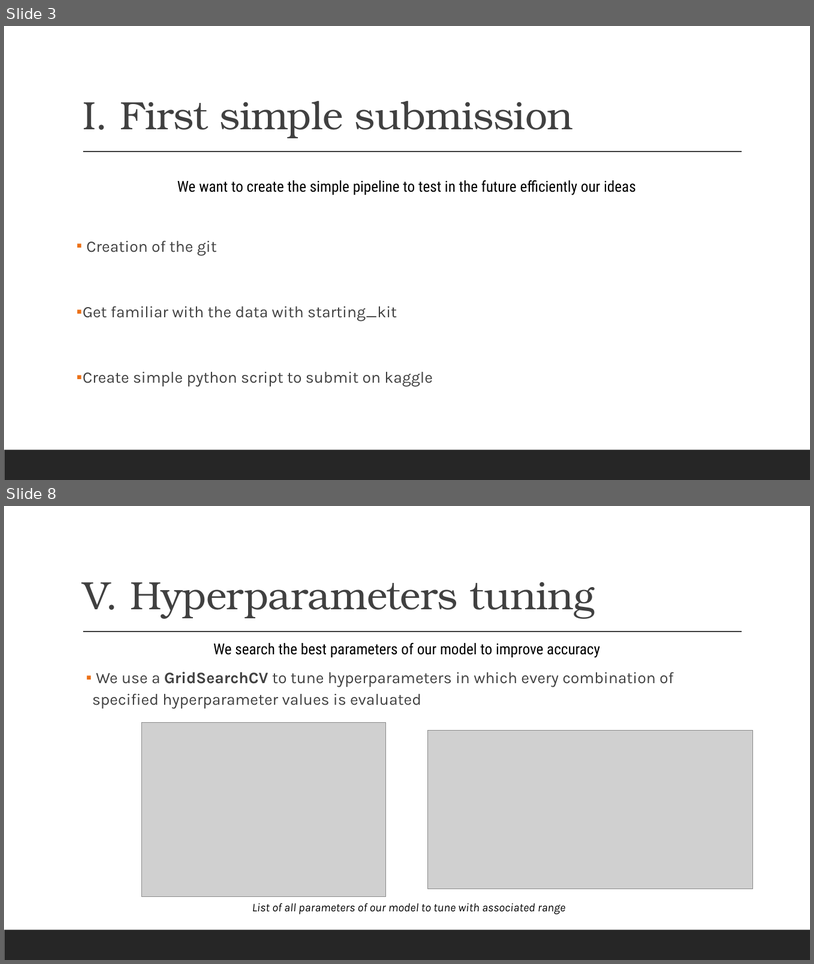
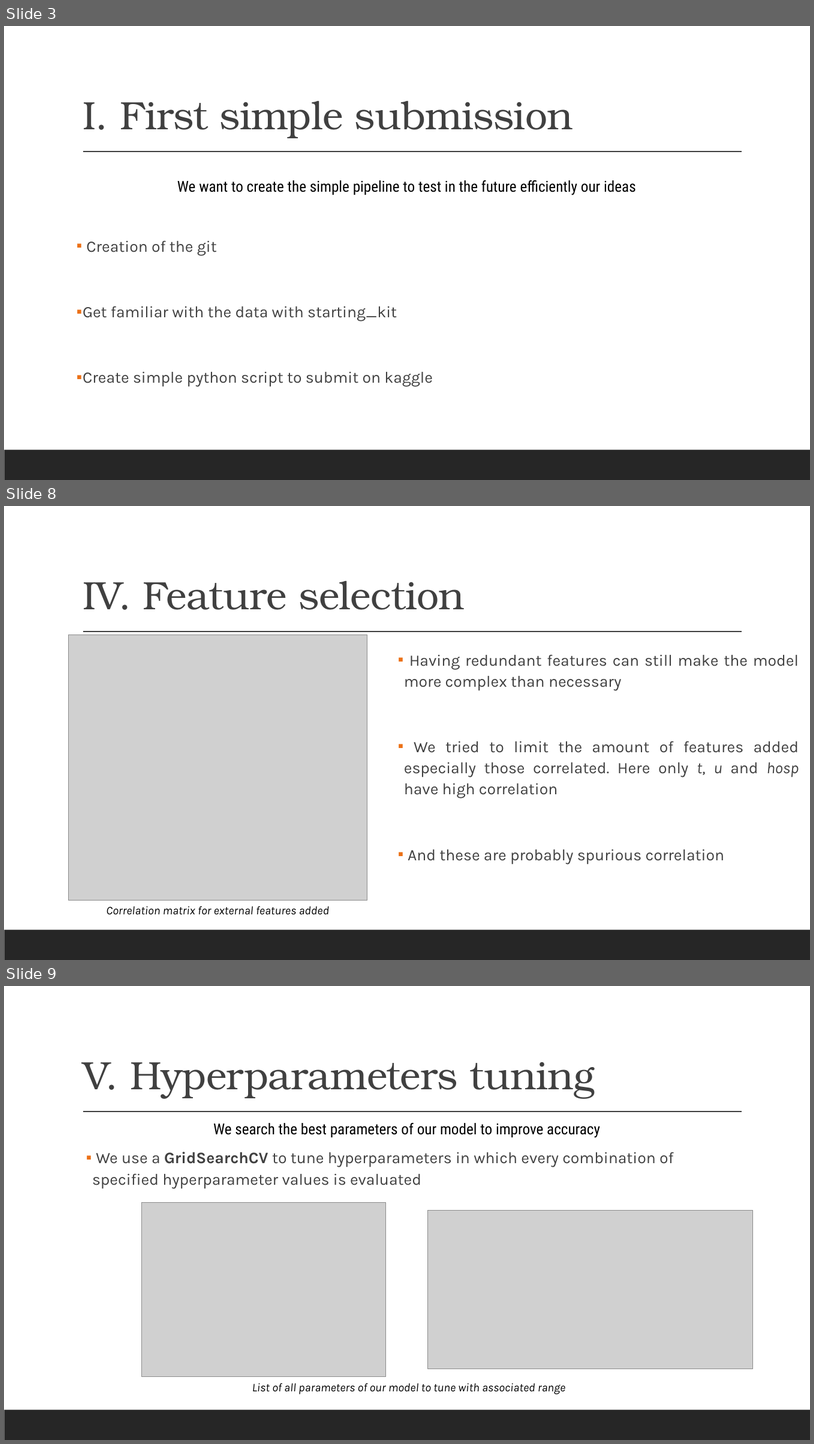
Before and after one commit to ThomasBrdes/bike-count-DSB, a slide deck: submissions/Presentation.pptx. Shown one above the other, each under a label of ours: slides 3 and 8 before the commit, slides 3, 8 and 9 after it; the slides between them are not shown. The pictures are 814x964 and 814x1444 pixels, drawn with LibreOffice and Linux fonts; fonts in the diff are those of the drawing; grey boxes stand for pictures. Boxes give left, top, right and bottom in pixels: in the first picture for what was removed or moved away, otherwise in the second. Text is boxed around its words. In the diff, an @@ line names an element or a change of style, - is before the commit and + after.

```diff
--- a/submissions/Presentation.pptx
+++ b/submissions/Presentation.pptx
@@ slide 8 added at (x1=4, y1=506, x2=810, y2=960), background #FFFFFF; not listed: 2 template elements that a slide beside it also shows @@
@@ title added at (x1=83, y1=581, x2=465, y2=610), 47 pt, text #404040 @@
+IV. Feature selection
@@ picture added at (x1=68, y1=635, x2=368, y2=900) @@
@@ text added at (x1=404, y1=654, x2=799, y2=864), 19 pt, text #404040 @@
+▪ Having redundant features can still make the model more complex than necessary
+▪ We tried to limit the amount of features added especially those correlated. Here only t, u and hosp have high correlation
+▪ And these are probably spurious correlation
@@ text added at (x1=106, y1=906, x2=329, y2=915), 14 pt, text #000000, italic @@
+Correlation matrix for external features added
@@ what was slide 8 is now slide 9 @@
```
Also in this commit, not shown: 5 slides changed.
